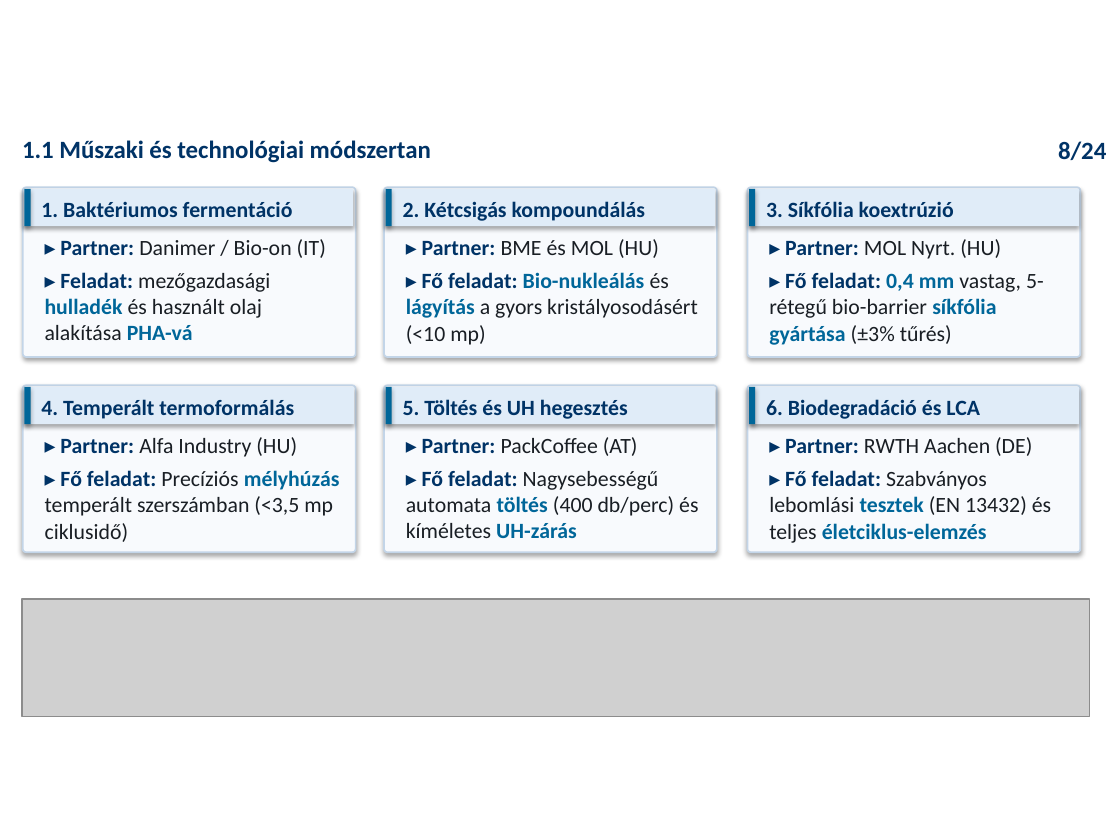
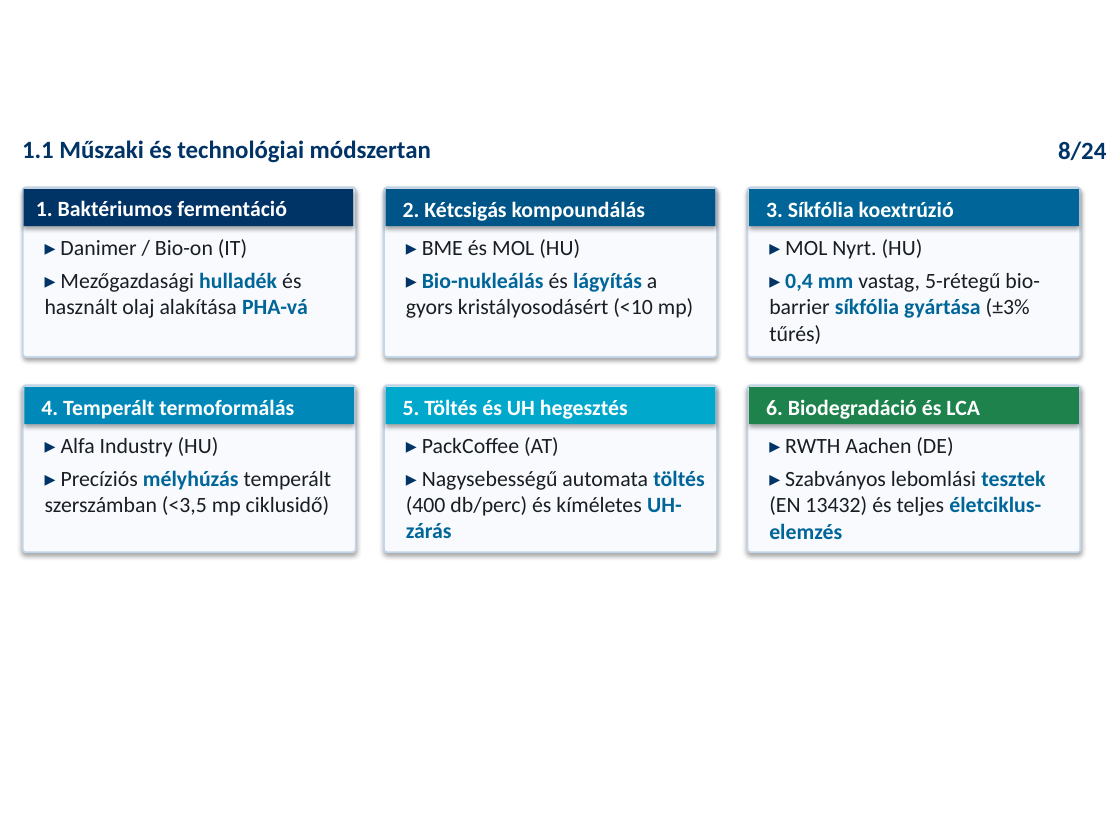
Before and after one commit to RMarci44/Fenntarthato-hulladek-projekt, a slide deck: slide 8 of PHACK_Prezentacio_Vegleges.pptx. Drawn at 1120x840 pixels with LibreOffice and Linux fonts; fonts in the diff are those of the drawing; grey boxes stand for pictures; background and template pictures are left out. Boxes give left, top, right and bottom in pixels: in the first picture for what was removed or moved away, otherwise in the second. Text is boxed around its words. In the diff, an @@ line names an element or a change of style, - is before the commit and + after.

```diff
--- a/PHACK_Prezentacio_Vegleges.pptx
+++ b/PHACK_Prezentacio_Vegleges.pptx
@@ rectangle at bbox=[24, 189, 353, 226]: fill #E0ECF8 to #003366 @@
@@ rectangle removed at bbox=[25, 189, 31, 226] @@
@@ text colour #003366 to #FFFFFF in 6 elements at bbox=[403, 201, 645, 221], bbox=[766, 201, 954, 217], bbox=[41, 399, 294, 419], bbox=[403, 399, 628, 419], bbox=[766, 399, 980, 419], bbox=[36, 200, 287, 216] @@
@@ rectangle at bbox=[385, 189, 715, 226]: fill #E0ECF8 to #005588 @@
@@ rectangle removed at bbox=[385, 189, 392, 226] @@
@@ rectangle at bbox=[749, 189, 1079, 226]: fill #E0ECF8 to #006699 @@
@@ rectangle removed at bbox=[749, 189, 756, 226] @@
@@ text at bbox=[45, 239, 308, 318]: text changed @@
-▸ Partner: Danimer / Bio-on (IT)
-▸ Feladat: mezőgazdasági hulladék és használt olaj alakítása PHA-vá
+▸ Danimer / Bio-on (IT)
+▸ Mezőgazdasági hulladék és használt olaj alakítása PHA-vá
@@ text at bbox=[406, 239, 693, 318]: text changed @@
-▸ Partner: BME és MOL (HU)
-▸ Fő feladat: Bio-nukleálás és lágyítás a gyors kristályosodásért (<10 mp)
+▸ BME és MOL (HU)
+▸ Bio-nukleálás és lágyítás a gyors kristályosodásért (<10 mp)
@@ text at bbox=[769, 239, 1040, 344]: text changed @@
-▸ Partner: MOL Nyrt. (HU)
-▸ Fő feladat: 0,4 mm vastag, 5-rétegű bio-barrier síkfólia gyártása (±3% tűrés)
+▸ MOL Nyrt. (HU)
+▸ 0,4 mm vastag, 5-rétegű bio-barrier síkfólia gyártása (±3% tűrés)
@@ rectangle at bbox=[25, 386, 354, 423]: fill #E0ECF8 to #0088B8 @@
@@ rectangle removed at bbox=[25, 386, 31, 423] @@
@@ rectangle at bbox=[385, 386, 715, 423]: fill #E0ECF8 to #00A8CC @@
@@ rectangle removed at bbox=[385, 386, 392, 423] @@
@@ rectangle at bbox=[749, 386, 1079, 423]: fill #E0ECF8 to #1E824C @@
@@ rectangle removed at bbox=[749, 386, 756, 423] @@
@@ text at bbox=[45, 437, 332, 516]: text changed @@
-▸ Partner: Alfa Industry (HU)
-▸ Fő feladat: Precíziós mélyhúzás temperált szerszámban (<3,5 mp ciklusidő)
+▸ Alfa Industry (HU)
+▸ Precíziós mélyhúzás temperált szerszámban (<3,5 mp ciklusidő)
@@ text at bbox=[406, 437, 704, 538]: text changed @@
-▸ Partner: PackCoffee (AT)
-▸ Fő feladat: Nagysebességű automata töltés (400 db/perc) és kíméletes UH-zárás
+▸ PackCoffee (AT)
+▸ Nagysebességű automata töltés (400 db/perc) és kíméletes UH-zárás
@@ text at bbox=[769, 437, 1045, 539]: text changed @@
-▸ Partner: RWTH Aachen (DE)
-▸ Fő feladat: Szabványos lebomlási tesztek (EN 13432) és teljes életciklus-elemzés
+▸ RWTH Aachen (DE)
+▸ Szabványos lebomlási tesztek (EN 13432) és teljes életciklus-elemzés
@@ picture removed at bbox=[22, 599, 1090, 717] @@
```
Also in this commit, not shown: 3 other slides changed, 9 other files.
